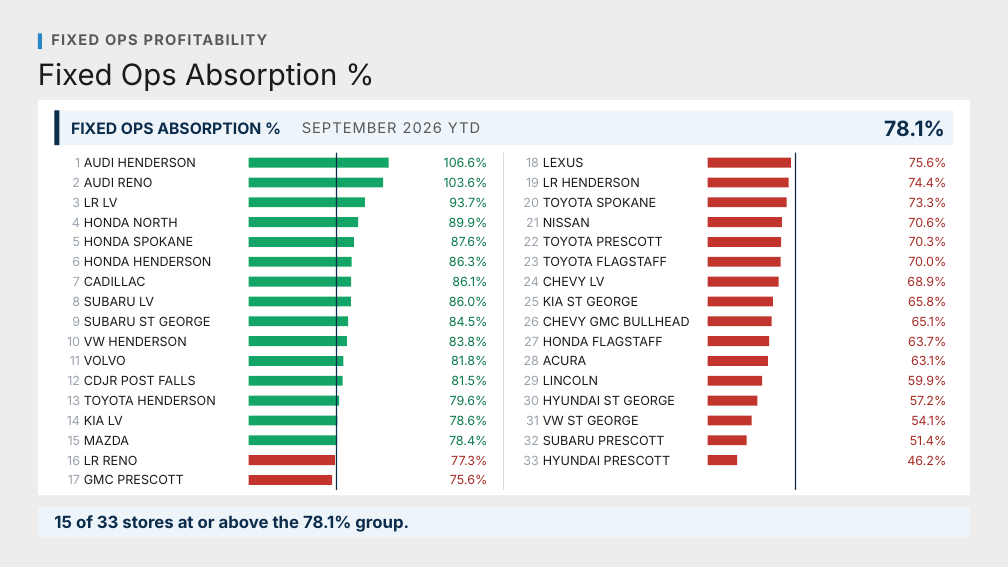
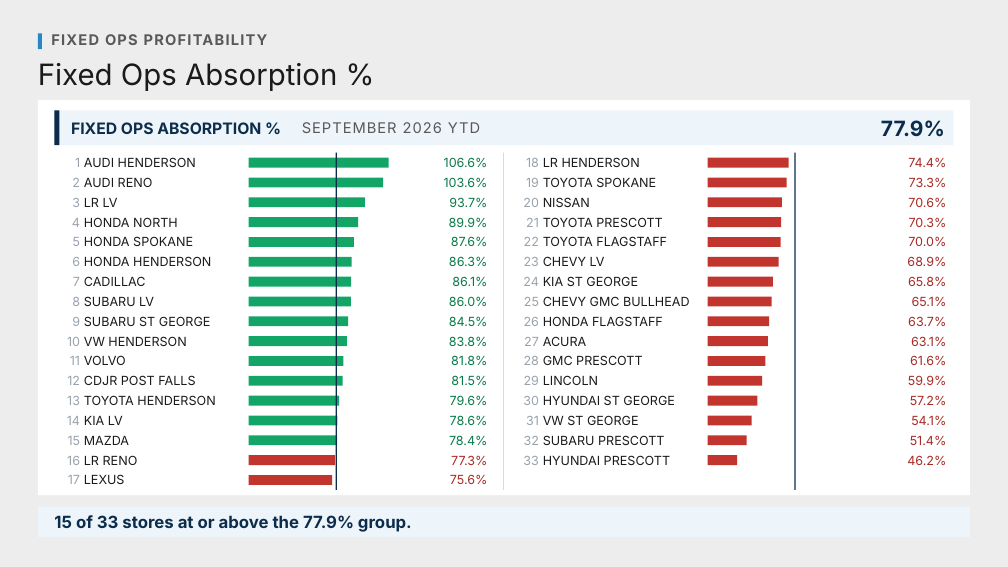
Before and after one commit to Ndresner/Noah, a slide deck: slide 29 of day2-deck/decks/Fixed Ops - Day 2 Example Test Deck.pptx. Drawn at 1008x567 pixels with LibreOffice and Linux fonts; fonts in the diff are those of the drawing. Boxes give left, top, right and bottom in pixels: in the first picture for what was removed or moved away, otherwise in the second. Text is boxed around its words. In the diff, an @@ line names an element or a change of style, - is before the commit and + after.

```diff
--- a/day2-deck/decks/Fixed Ops - Day 2 Example Test Deck.pptx
+++ b/day2-deck/decks/Fixed Ops - Day 2 Example Test Deck.pptx
@@ text at (881, 120, 945, 137): text changed @@
-78.1%
+77.9%
@@ text removed at (543, 157, 584, 167) @@
-LEXUS
@@ rectangle: place and size @@
-rectangle at (708, 197, 787, 207)
+rectangle at (708, 197, 782, 207)
@@ text at (908, 197, 946, 207): text changed @@
-75.6%
+70.6%
@@ text at (543, 236, 667, 246): text changed @@
-TOYOTA PRESCOTT
+TOYOTA FLAGSTAFF
@@ text at (543, 217, 662, 227): text changed @@
-TOYOTA FLAGSTAFF
+TOYOTA PRESCOTT
@@ text at (908, 236, 946, 246): text changed @@
-70.3%
+70.0%
@@ text at (909, 217, 947, 227): text changed @@
-70.6%
+70.3%
@@ text removed at (908, 256, 946, 266) @@
-70.0%
@@ 11 texts: place and size @@
-11 texts at (543, 177, 947, 365)
+11 texts at (543, 157, 947, 346)
@@ rectangle: place and size @@
-rectangle at (708, 277, 779, 287)
+rectangle at (708, 277, 774, 287)
@@ text added at (908, 276, 946, 286), 12 pt, text #A82B26 @@
+65.8%
@@ text at (912, 296, 947, 306): text changed @@
-65.8%
+65.1%
@@ text at (908, 316, 946, 326): text changed @@
-65.1%
+63.7%
@@ text added at (543, 355, 642, 365), 12 pt, text #1A1A1A @@
+GMC PRESCOTT
@@ text at (910, 355, 946, 365): text changed @@
-63.1%
+61.6%
@@ text at (911, 336, 946, 346): text changed @@
-63.7%
+63.1%
@@ text at (84, 474, 125, 484): text changed @@
-GMC PRESCOTT
+LEXUS
@@ text at (54, 515, 412, 532): text changed @@
-15 of 33 stores at or above the 78.1% group.
+15 of 33 stores at or above the 77.9% group.
```
Also in this commit, not shown: 74 other slides changed, 52 other files.
